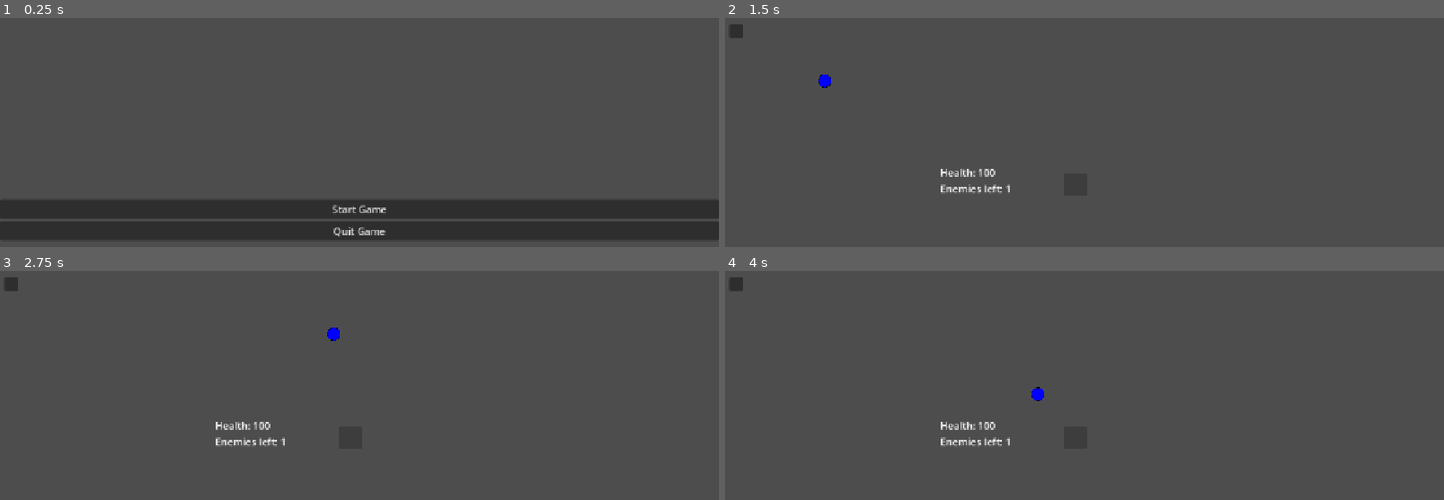
Above: before the commit, frames 1-4 (two rows, left to right).
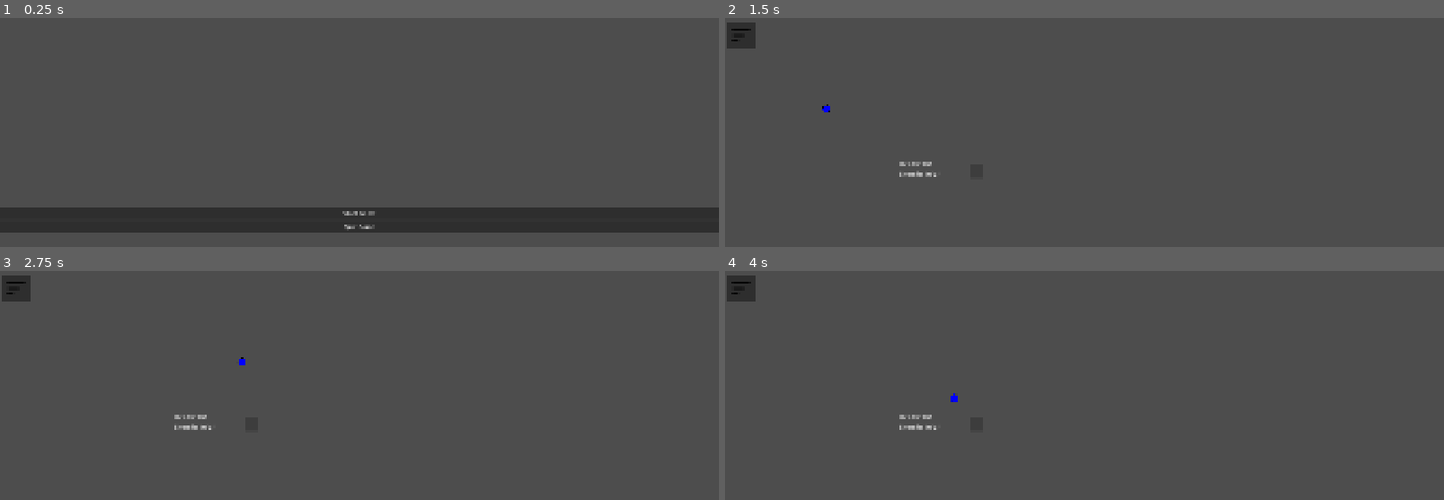
Above: after the commit, the same moments.

Repository: JanuV08/TD
Game: Godot game, scene res://main_menu.tscn
The game is run twice, just before and just after one commit, with the same random seed, the same clock (stepped at 60 frames per second) and the same inputs.
Inputs (mouse positions are in pixels of both pictures, inside the frame that each line leads up to; where the layout moved, square brackets give the same spot in the first picture):
- Up to frame 1 (0.25 s): no input
- Up to frame 2 (1.5 s): click "Start Game" at 0.5 s; click (976, 171) [1077, 185] at 1.25 s
- Up to frame 3 (2.75 s): no input
- Up to frame 4 (4 s): no input

The runs differ from the first frame. In frame 1, 7.3% of the frame differs, in the area x 0-100%, y 79-97%; in frame 2, 1.0%; in frame 3, 1.0%; in frame 4, 1.0%.

Commit message:
v0.1.1

Diff:
--- /dev/null
+++ b/assets/menu-icon.svg
@@ -0,0 +1,12 @@
+<!DOCTYPE svg PUBLIC "-//W3C//DTD SVG 1.1//EN" "http://www.w3.org/Graphics/SVG/1.1/DTD/svg11.dtd">
+
+<!-- Uploaded to: SVG Repo, www.svgrepo.com, Transformed by: SVG Repo Mixer Tools -->
+<svg width="64px" height="64px" viewBox="0 0 24 24" fill="none" xmlns="http://www.w3.org/2000/svg">
+
+<g id="SVGRepo_bgCarrier" stroke-width="0"/>
+
+<g id="SVGRepo_tracerCarrier" stroke-linecap="round" stroke-linejoin="round"/>
+
+<g id="SVGRepo_iconCarrier"> <path d="M4 6H20M4 12H14M4 18H9" stroke="#000000" stroke-width="2" stroke-linecap="round" stroke-linejoin="round"/> </g>
+
+</svg>
--- a/global.gd
+++ b/global.gd
@@ -1,8 +1,6 @@
 extends Node
-
 
 var health: int = 100
 var enemyCount: int = 1
 var wave: int = 1
-
 var enemyDmg: int = 0;
--- a/konec.tscn
+++ b/konec.tscn
@@ -1,7 +1,7 @@
 [gd_scene format=3 uid="uid://b0xog2jy3oe6k"]
 
 [sub_resource type="RectangleShape2D" id="RectangleShape2D_lquwl"]
-size = Vector2(20, 32)
+size = Vector2(48, 18)
 
 [node name="Area2D" type="Area2D" unique_id=385382761]
 
--- a/label_hp.gd
+++ b/label_hp.gd
@@ -1,6 +1,4 @@
 extends Label
 
-
-# Called every frame. 'delta' is the elapsed time since the previous frame.
-func _process(delta: float) -> void:
+func _process(_delta) -> void:
 	text = "Health: " + str(Global.health) + "\nEnemies left: " + str(Global.enemyCount)
--- a/main.gd
+++ b/main.gd
@@ -8,7 +8,6 @@
 
 func _process(_delta: float) -> void:
 	$waveButton.disabled = (Global.enemyCount > 0)
-
 
 func spawn() -> void:
 	Global.enemyCount+=1
@@ -22,21 +21,17 @@
 	new_path_follow.add_child(new_enemy)
 	path2d.add_child(new_path_follow)
 
-
 func _on_area_2d_body_entered(body: Node2D) -> void:
 	Global.enemyCount-=1
 	body.call_deferred("queue_free")
 	Global.health -= Global.enemyDmg
 	if Global.health <= 0:
 		Global.health = 0
-		get_tree().paused
 		$GameOverDialog.popup_centered()
-
 
 func _on_game_over_dialog_confirmed() -> void:
 	get_tree().paused = false
 	get_tree().change_scene_to_file("res://main_menu.tscn")
-
 
 func _on_game_over_dialog_canceled() -> void:
 	get_tree().paused = false
@@ -49,12 +44,8 @@
 			await get_tree().create_timer(0.3).timeout
 		Global.wave += 1
 
-
-
-
 func _on_button_pressed() -> void:
 	waveSpawn()
 
-
 func _on_exitbutton_pressed() -> void:
 	get_tree().change_scene_to_file("res://main_menu.tscn")
--- a/main.tscn
+++ b/main.tscn
@@ -3,6 +3,7 @@
 [ext_resource type="Script" uid="uid://c1y81ttrmfsba" path="res://main.gd" id="1_ig7tw"]
 [ext_resource type="Script" uid="uid://cd5jnso617qjs" path="res://path_follow_2d.gd" id="2_h2yge"]
 [ext_resource type="PackedScene" uid="uid://b0xog2jy3oe6k" path="res://konec.tscn" id="4_1bvp3"]
+[ext_resource type="Texture2D" uid="uid://o7jxe40fyfxi" path="res://assets/menu-icon.svg" id="5_7mycd"]
 [ext_resource type="Script" uid="uid://lkg6rspy2y2j" path="res://label_hp.gd" id="5_lquwl"]
 
 [sub_resource type="Curve2D" id="Curve2D_ig7tw"]
@@ -15,38 +16,40 @@
 script = ExtResource("1_ig7tw")
 
 [node name="Path2D" type="Path2D" parent="." unique_id=1530383361]
+position = Vector2(111, 142)
 curve = SubResource("Curve2D_ig7tw")
 
 [node name="PathFollow2D" type="PathFollow2D" parent="Path2D" unique_id=536372481]
 position = Vector2(105, 101)
+loop = false
 script = ExtResource("2_h2yge")
 
 [node name="Area2D" parent="." unique_id=385382761 instance=ExtResource("4_1bvp3")]
-position = Vector2(734, 91)
+position = Vector2(845, 240)
 
 [node name="labelHP" type="Label" parent="." unique_id=59424855]
-offset_left = 345.0
-offset_top = 236.0
-offset_right = 382.0
-offset_bottom = 260.0
-text = "Health: 100"
+offset_left = 466.0
+offset_top = 379.0
+offset_right = 554.0
+offset_bottom = 403.0
 script = ExtResource("5_lquwl")
 
 [node name="waveButton" type="Button" parent="." unique_id=1777386107]
-offset_left = 543.0
-offset_top = 249.0
-offset_right = 580.0
-offset_bottom = 286.0
+offset_left = 654.0
+offset_top = 391.0
+offset_right = 691.0
+offset_bottom = 428.0
 
 [node name="exitButton" type="Button" parent="." unique_id=674061493]
 offset_left = 7.0
 offset_top = 10.0
-offset_right = 29.0
-offset_bottom = 32.0
+offset_right = 79.0
+offset_bottom = 82.0
+icon = ExtResource("5_7mycd")
 
 [node name="GameOverDialog" type="AcceptDialog" parent="." unique_id=625984528]
 mode = 2
-title = "the End"
+title = "The End"
 ok_button_text = "MENU"
 dialog_text = "YOU LOST!"
 dialog_close_on_escape = false
--- a/main_menu.gd
+++ b/main_menu.gd
@@ -1,12 +1,9 @@
 extends Control
-
-
 
 const LEVEL_SCENE_PATH: String = "res://main.tscn"
 
 func _on_play_btn_pressed() -> void:
 	get_tree().change_scene_to_file(LEVEL_SCENE_PATH)
 
-
 func _on_quit_btn_pressed() -> void:
 	get_tree().quit()
--- a/path_follow_2d.gd
+++ b/path_follow_2d.gd
@@ -1,6 +1,6 @@
 extends PathFollow2D
 
 @export var speed: float = 300
-# Called every frame. 'delta' is the elapsed time since the previous frame.
+
 func _process(delta: float) -> void:
 	progress+=speed *delta
--- a/project.godot
+++ b/project.godot
@@ -21,8 +21,10 @@
 
 [display]
 
+window/size/viewport_width=1920
+window/size/viewport_height=1080
+window/size/mode=2
 window/stretch/mode="canvas_items"
-window/stretch/aspect="expand"
 
 [physics]
 
Not shown, added: assets/menu-icon.svg.import
Not shown, changed: .gitignore
